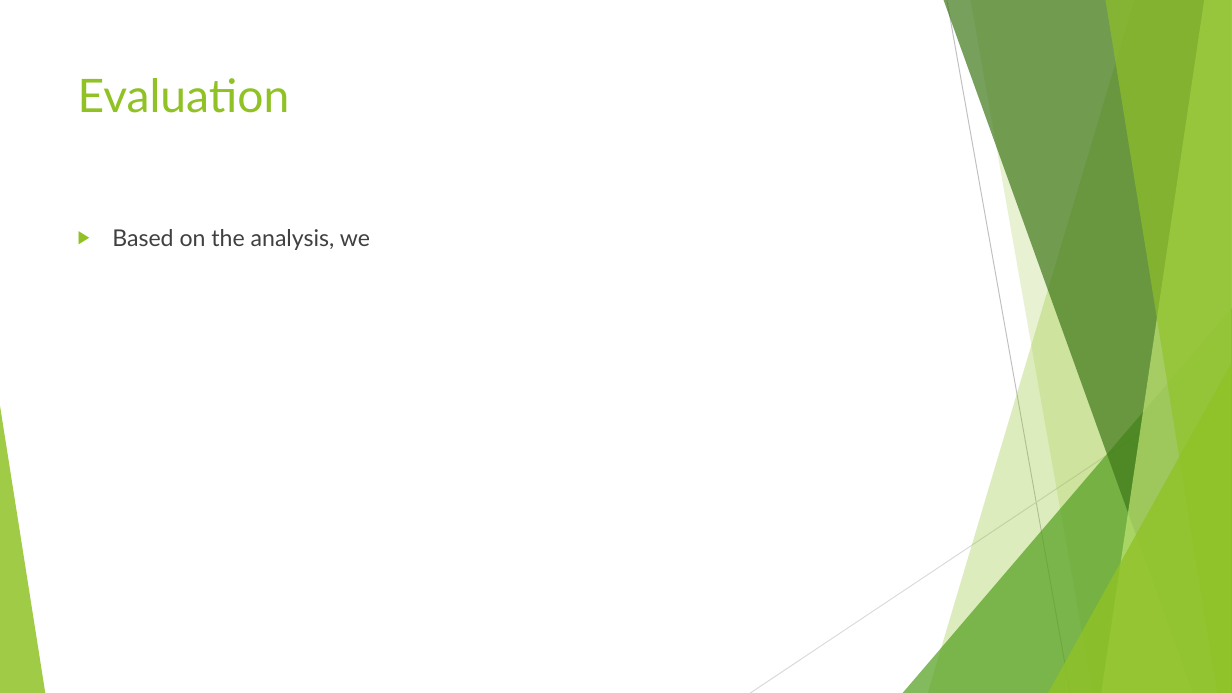
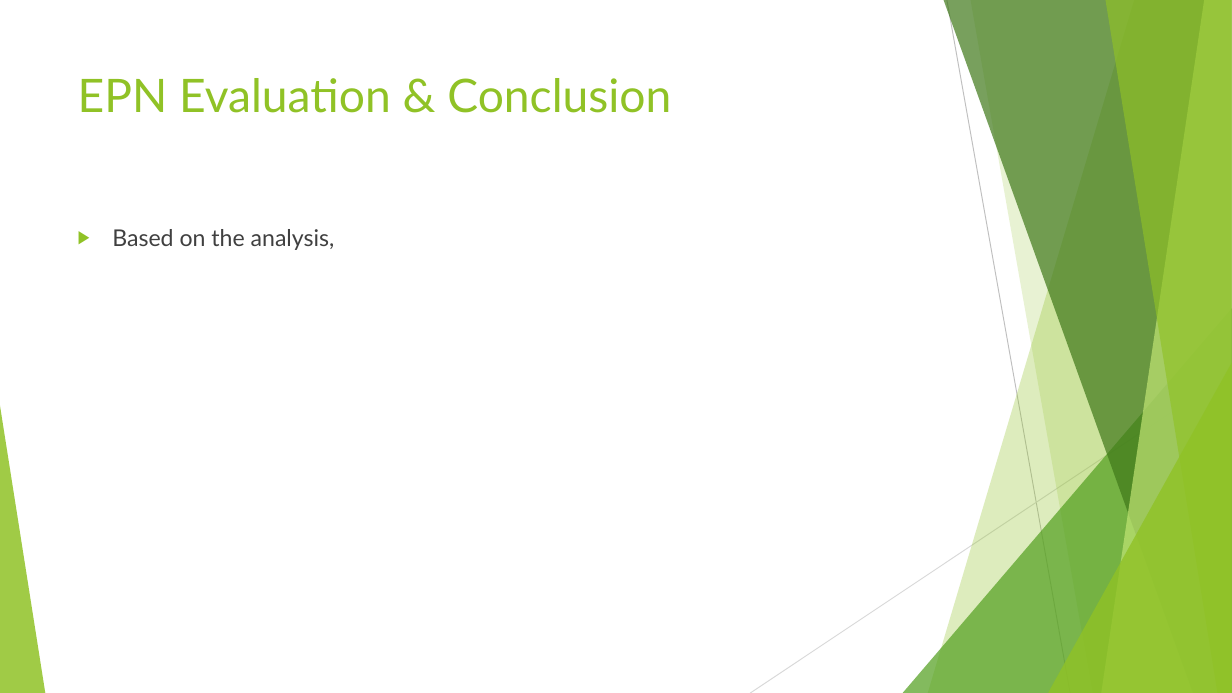
Before and after one commit to arynchoong/MTech-KE-SMID, a slide deck: slide 6 of reports/Traffic Jam Preventer System.pptx (slide 5 before the commit). Drawn at 1232x693 pixels with LibreOffice and Linux fonts; fonts in the diff are those of the drawing. Boxes give left, top, right and bottom in pixels: in the first picture for what was removed or moved away, otherwise in the second. Text is boxed around its words. In the diff, an @@ line names an element or a change of style, - is before the commit and + after.

```diff
--- a/reports/Traffic Jam Preventer System.pptx
+++ b/reports/Traffic Jam Preventer System.pptx
@@ title at [78, 78, 671, 113]: text changed @@
-Evaluation
+EPN Evaluation & Conclusion
@@ text at [112, 229, 335, 250]: text changed @@
-▶ Based on the analysis, we
+▶ Based on the analysis,
```
Also in this commit, not shown: 4 other slides changed, 2 slides added, 1 slide removed.
